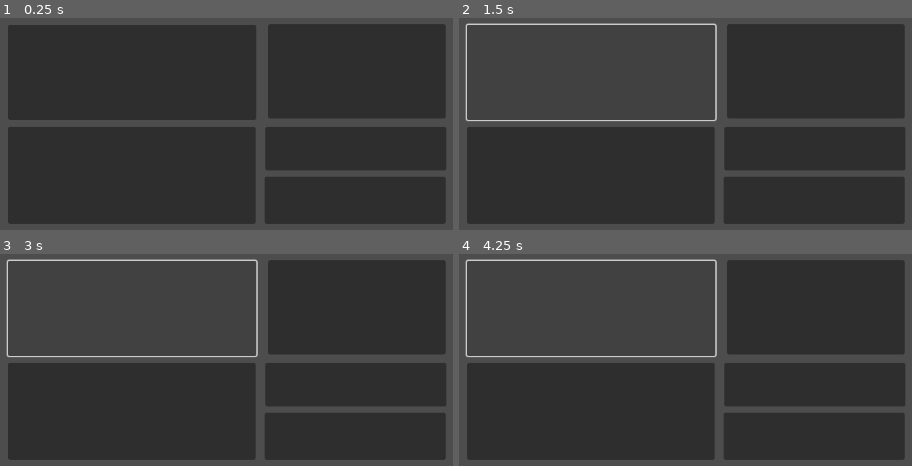
Above: before the commit, frames 1-4 (two rows, left to right).
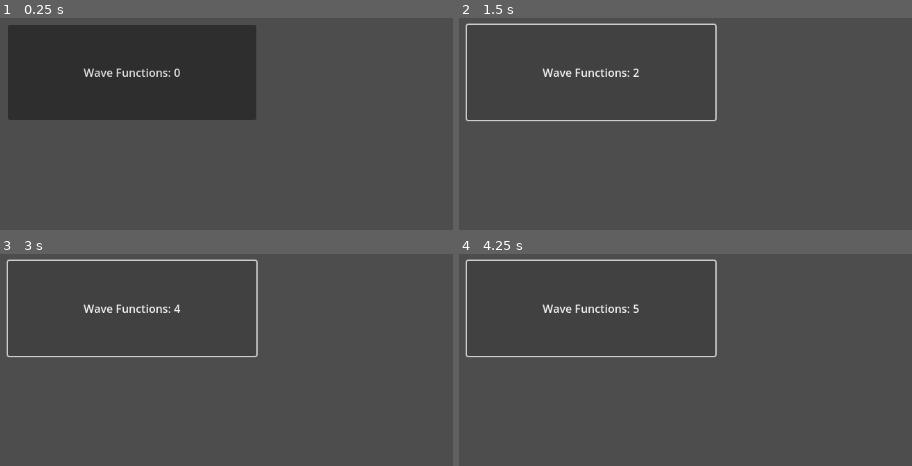
Above: after the commit, the same moments.

Repository: WilliamAHoffman/EmergentUniverse
Game: Godot game, scene res://scenes/root.tscn
Two runs of this game, one before a commit and one after it. Both use one fixed random seed, a clock stepped at 60 frames per second and the inputs below.
Inputs (mouse positions are in pixels of both pictures, inside the frame that each line leads up to):
- Up to frame 1 (0.25 s): no input
- Up to frame 2 (1.5 s): click (590, 73) at 0.5 s; click (590, 73) at 1.25 s
- Up to frame 3 (3 s): click (131, 309) at 2 s; click (131, 309) at 2.75 s
- Up to frame 4 (4.25 s): click (590, 309) at 3.5 s

The runs differ from the first frame. In frame 1, 60% of the frame differs, in the area x 1-99%, y 2-98%; in frame 2, 60%; in frame 3, 60%; in frame 4, 60%.

Commit message:
buttons now work with functions and text displays correctly

Diff:
--- a/scenes/root.tscn
+++ b/scenes/root.tscn
@@ -1,7 +1,6 @@
-[gd_scene load_steps=3 format=3 uid="uid://cyj1qkdkxyycc"]
+[gd_scene load_steps=2 format=3 uid="uid://cyj1qkdkxyycc"]
 
 [ext_resource type="Script" path="res://scripts/button_manager.gd" id="1_u0srf"]
-[ext_resource type="Script" path="res://scripts/resource_init.gd" id="2_iomts"]
 
 [node name="Root" type="Node2D"]
 
@@ -26,28 +25,24 @@
 offset_top = 157.0
 offset_right = 370.0
 offset_bottom = 297.0
-metadata/test = [null]
+
+[node name="ActionQuark" type="Button" parent="ButtonManagerControl"]
+layout_mode = 0
+offset_left = 396.0
+offset_top = 10.0
+offset_right = 736.0
+offset_bottom = 148.0
 
 [node name="ResourceUpQuark" type="Button" parent="ButtonManagerControl"]
 layout_mode = 0
-offset_left = 384.0
-offset_top = 157.0
-offset_right = 645.0
-offset_bottom = 220.0
+offset_left = 762.0
+offset_top = 15.0
+offset_right = 1170.0
+offset_bottom = 140.0
 
 [node name="ResourceDownQuark" type="Button" parent="ButtonManagerControl"]
 layout_mode = 0
-offset_left = 383.0
-offset_top = 229.0
-offset_right = 644.0
-offset_bottom = 297.0
-
-[node name="ActionQuark" type="Button" parent="ButtonManagerControl"]
-layout_mode = 0
-offset_left = 388.0
-offset_top = 9.0
-offset_right = 644.0
-offset_bottom = 145.0
-
-[node name="ResourceManager" type="Node2D" parent="."]
-script = ExtResource("2_iomts")
+offset_left = 393.0
+offset_top = 161.0
+offset_right = 740.0
+offset_bottom = 296.0
--- a/scripts/button_data.gd
+++ b/scripts/button_data.gd
@@ -1,8 +1,7 @@
 class_name ButtonData
 
-var name : String
-var text : String
-var is_unlocked := false
-var display_quantity : int
+var is_unlocked = false
 var cost : Dictionary
-var functions : Array
+var functions : Dictionary
+var button : Button
+var unlock_criteria : Dictionary
--- a/scripts/button_functions.gd
+++ /dev/null
@@ -1,15 +0,0 @@
-extends Node
-
-
-func _add_resource(resource: ResourceData, amount: int):
-	resource.quantity += amount
-
-
-func _sub_resource(resource: ResourceData, amount: int):
-	resource.quantity -= amount
-
-
-func _random_creation(resource : ResourceData, upperBound : int, lowerBound : int, amount: int):
-	var item_pull = randi_range(0,100)
-	if item_pull in range(lowerBound, upperBound):
-		_add_resource(resource, amount)
--- a/scripts/button_manager.gd
+++ b/scripts/button_manager.gd
@@ -2,18 +2,103 @@
 
 @export var button_manager : Control
 var buttons : Dictionary
+var resources : Dictionary
+
 
 func _ready():
+	_init_resource_data()
 	_init_button_data()
+	_add_button_data()
 
 
+func _process(delta):
+	_update_buttons()
+	for button in button_manager.get_children():
+		_unlock_buttons(button)
+
 func _on_button_pressed(button):
-	print(button.name)
-	print(buttons[button])
+	print(button)
+
+	var cost_done = 0
+	for resource in buttons[button.name].cost:
+		if resource.quantity >= buttons[button.name].cost[resource]:
+			cost_done += 1
+	if cost_done >= buttons[button.name].cost.size():
+		for resource in buttons[button.name].cost:
+			resource.quantity -= buttons[button.name].cost[resource]
+		for function in buttons[button.name].functions:
+			print(function)
+			callv(function, buttons[button.name].functions[function])
 
 
 func _init_button_data():
+	buttons["ResourceWaveFunction"] = ButtonData.new()
+	buttons["ResourceWaveFunction"].functions['_add_click'] = [resources["WaveFunction"]]
+	buttons["ResourceWaveFunction"].functions['_random_create'] = [resources["VirtualParticle"], 0, 50, 1]
+
+	buttons["ResourceVirtualParticle"] = ButtonData.new()
+	buttons["ResourceVirtualParticle"].functions['_add_click'] = [resources["VirtualParticle"]]
+	buttons["ResourceVirtualParticle"].unlock_criteria[resources["VirtualParticle"]] = 1
+
+	buttons["ActionQuark"] = ButtonData.new()
+	buttons["ActionQuark"].functions['_random_create'] = [resources["UpQuark"], 0, 50, 1]
+	buttons["ActionQuark"].functions['_random_create'] = [resources["DownQuark"], 50, 100, 1]
+	buttons["ActionQuark"].unlock_criteria[resources["VirtualParticle"]] = 2
+	buttons["ActionQuark"].cost[resources["VirtualParticle"]] = 2
+
+	buttons["ResourceUpQuark"] = ButtonData.new()
+	buttons["ResourceUpQuark"].unlock_criteria[resources["UpQuark"]] = 1
+
+	buttons["ResourceDownQuark"] = ButtonData.new()
+	buttons["ResourceDownQuark"].unlock_criteria[resources["DownQuark"]] = 1
+
+func _init_resource_data():
+	resources["VirtualParticle"] = ResourceData.new()
+	resources["VirtualParticle"].name = "Virtual Particle"
+
+	resources["WaveFunction"] = ResourceData.new()
+	resources["WaveFunction"].name = "Wave Function"
+	resources["WaveFunction"].quantity_per_click = 1
+
+	resources["UpQuark"] = ResourceData.new()
+	resources["UpQuark"].name = "Up Quark"
+
+	resources["DownQuark"] = ResourceData.new()
+	resources["DownQuark"].name = "Down Quark"
+
+
+func _add_button_data():
 	for button in button_manager.get_children():
 		button.connect("pressed",_on_button_pressed.bind(button))
+		buttons[button.name].button = button
+		if !buttons[button.name].is_unlocked:
+			button.visible = false
 
-		buttons[button] = ButtonData.new()
+
+func _unlock_buttons(button : Button):
+	var criterias_done = 0
+	if !buttons[button.name].is_unlocked:
+		for resource in buttons[button.name].unlock_criteria:
+			if resource.quantity >= buttons[button.name].unlock_criteria[resource]:
+				criterias_done += 1
+		if criterias_done >= buttons[button.name].unlock_criteria.size():
+			buttons[button.name].is_unlocked = true
+	else:
+		button.visible = true
+
+
+func _update_buttons():
+	buttons["ResourceWaveFunction"].button.text = "Wave Functions: " + str(resources["WaveFunction"].quantity)
+	buttons["ResourceVirtualParticle"].button.text = "Virtual Particles: " + str(resources["VirtualParticle"].quantity)
+	buttons["ActionQuark"].button.text = "buy quarks: \n 2 Virtual Particles"
+	buttons["ResourceUpQuark"].button.text = "Up Quarks: " + str(resources["UpQuark"].quantity)
+	buttons["ResourceDownQuark"].button.text = "Down Quarks: " + str(resources["DownQuark"].quantity)
+
+func _add_click(resource : ResourceData):
+	if resource.is_unlocked:
+		resource.quantity += resource.quantity_per_click
+
+func _random_create(resource : ResourceData, lowerbound : int, upperbound : int, amount : int):
+	var item_pull = randi_range(0, 100)
+	if item_pull < randi_range(lowerbound, upperbound):
+		resource.quantity += amount
--- a/scripts/resource_data.gd
+++ b/scripts/resource_data.gd
@@ -4,4 +4,4 @@
 var quantity := 0
 var quantity_per_click := 0
 var quantity_per_second := 0
-var is_unlocked := false
+var is_unlocked = true
--- a/scripts/resource_init.gd
+++ /dev/null
@@ -1,22 +0,0 @@
-extends Node
-
-var resources : Dictionary
-
-func _init_resource_data():
-	resources["WaveFunction"] = ResourceData.new()
-	resources["WaveFunction"].name = "Wave Function"
-	resources["WaveFunction"].quantity_per_click = 1
-	resources["WaveFunction"].is_unlocked = true
-
-	resources["VirtualParticle"] = ResourceData.new()
-	resources["VirtualParticle"].name = "Virtual Particle"
-
-	resources["UpQuark"] = ResourceData.new()
-	resources["UpQuark"].name = "Up Quark"
-
-	resources["DownQuark"] = ResourceData.new()
-	resources["DownQuark"].name = "Down Quark"
-
-
-func _ready():
-	_init_resource_data()
